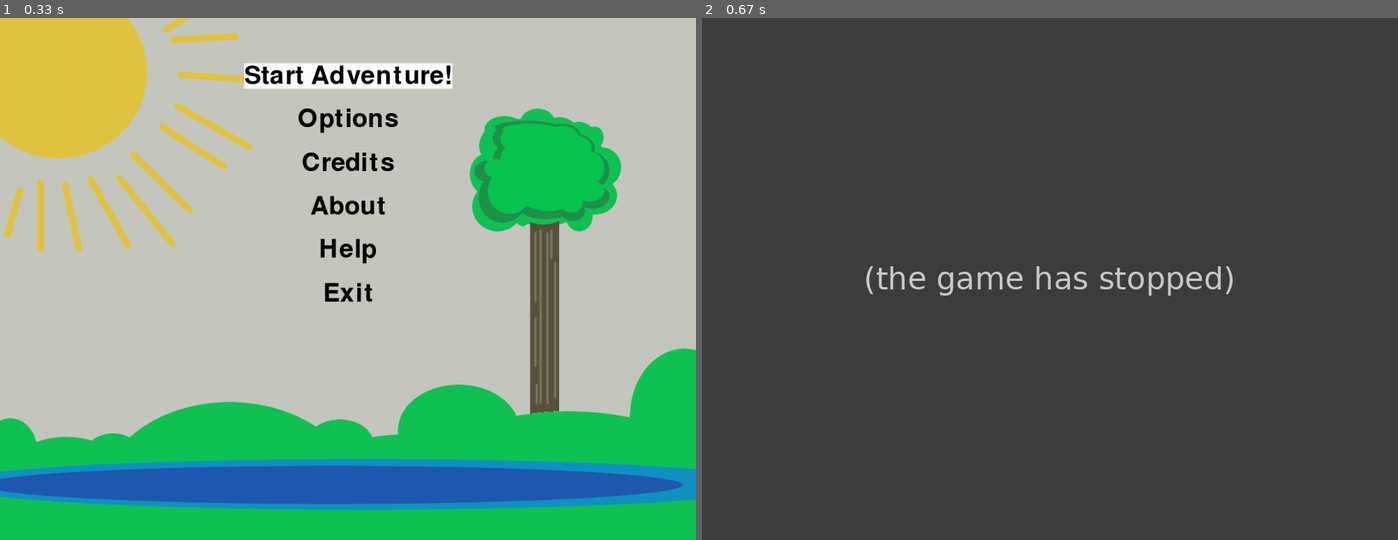
Above: before the commit, frames 1-2 (left to right).
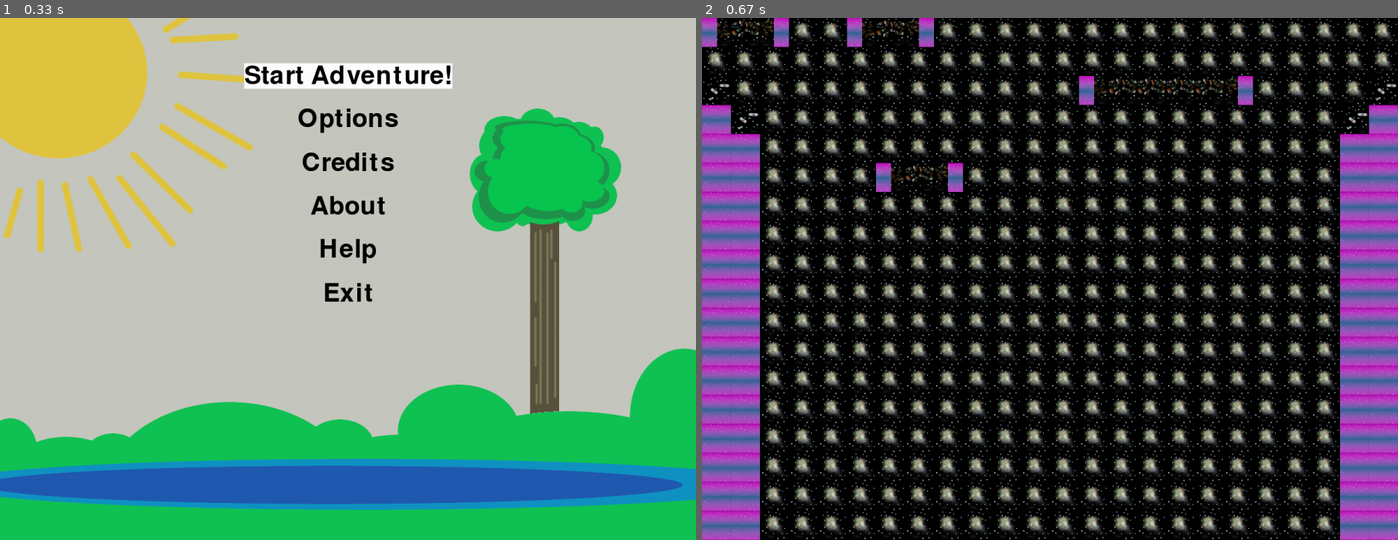
Above: after the commit, the same moments.

Repository: summerpygames/parachute
Game: pygame game, started from run.py
The game is run twice, just before and just after one commit, with the same random seed, the same clock (stepped at 60 frames per second) and the same inputs. The source is Python 2; it was converted automatically to run under Python 3.
Inputs:
- Up to frame 1 (0.33 s): no input
- Up to frame 2 (0.67 s): tap Enter at 0.33 s

Frame 1 is identical in both runs. In frame 2, 93% of the frame differs, in the area x 0-100%, y 0-100%.
Error before the commit: AttributeError: 'list' object has no attribute 'replace' (tileMapper.py line 136); the game stopped at 0.33 s (later frames are placeholders)

Commit message:
10% magic

Diff:
--- a/run.py
+++ b/run.py
@@ -50,7 +50,7 @@
         screen.fill( (0,0,128))
         milliseconds = clock.tick(25) # maximum number of frames per second
 
-        #calls the menu function
+        #calls the main menu function
         mainMenu.runMenu(screen)
 
         # Event-management loop with support for pausing after X seconds (20 here)
@@ -64,7 +64,7 @@
                 elif event.type == pygame.KEYDOWN:
                     if event.key == pygame.K_ESCAPE:
                         running = False
-            #pygame.display.flip()
+            pygame.display.flip()
 
 if __name__ == "__main__":
     logging.basicConfig()
--- a/tileMapper.py
+++ b/tileMapper.py
@@ -66,6 +66,7 @@
 #mapString = mapString.lower() #convert to lowercase, helps make the symbols valid
 
 tileMap = []
+logMap = []
 for line in mapString:
         tileMap.append(list(line.strip()))#map(string, line.split()))
 
@@ -106,7 +107,7 @@
     return tileImage
 
 
-def tileMapPrint():    #prints the tiles from the map
+def tileMapPrint(tileMap):    #prints the tiles from the map
 	xCoord = 0
 	yCoord = 0
 	for line in tileMap:  #read each line in the 2d array
@@ -133,11 +134,12 @@
         for line in tileMap:
             for letter in line:
                 lineBuffer.append(letter.lstrip('w<>o|'))
-            logMap.append(lineBuffer.replace('', '0'))#letter.lstrip('w<>o|'))
+            #logMap.append(lineBuffer.replace('', '0'))#letter.lstrip('w<>o|'))
             lineBuffer = []
 
         print "logMap:\n "
         print logMap
+        tileMapPrint(logMap)
 
 
 def searchLogs(tileMap):
@@ -209,20 +211,20 @@
 		for event in pygame.event.get():
 			if event.type  == pygame.KEYDOWN:
 				if (event.key == pygame.K_UP) or (event.key == pygame.K_PAGEUP):
-					objectMove(tileMap, "up")
+					objectMove(logMap, "up")
 					getKeys = False
 				if (event.key == pygame.K_LEFT) or (event.key == pygame.K_END):
-					objectMove(tileMap, "left")
+					objectMove(logMap, "left")
 					getKeys = False
 				if (event.key == pygame.K_DOWN) or (event.key == pygame.K_PAGEDOWN):
-					objectMove(tileMap, "down")
+					objectMove(logMap, "down")
 					getKeys = False
 
                         	if (event.key == pygame.K_RIGHT) or (event.key == pygame.K_HOME):
-					objectMove(tileMap, "right")
+					objectMove(logMap, "right")
 					getKeys = False
 				if event.key == pygame.K_RETURN:
-					objectMove(tileMap, "(=)")
+					objectMove(logMap, "return")
 					getKeys = False
 
 				if (event.key == pygame.K_ESCAPE) or (event.key == pygame.K_q) or (event.key == pygame.K_BACKSPACE) :
@@ -236,9 +238,10 @@
 
 def main(yes):
 	while True:
-		tileMapPrint()
+		tileMapPrint(tileMap)
 		logMapPrint()
-		getInput()
+
+                getInput()
 		tileMapPrint()
 		print tileMap
 		print yes*10
Not shown, added: README.markdown
